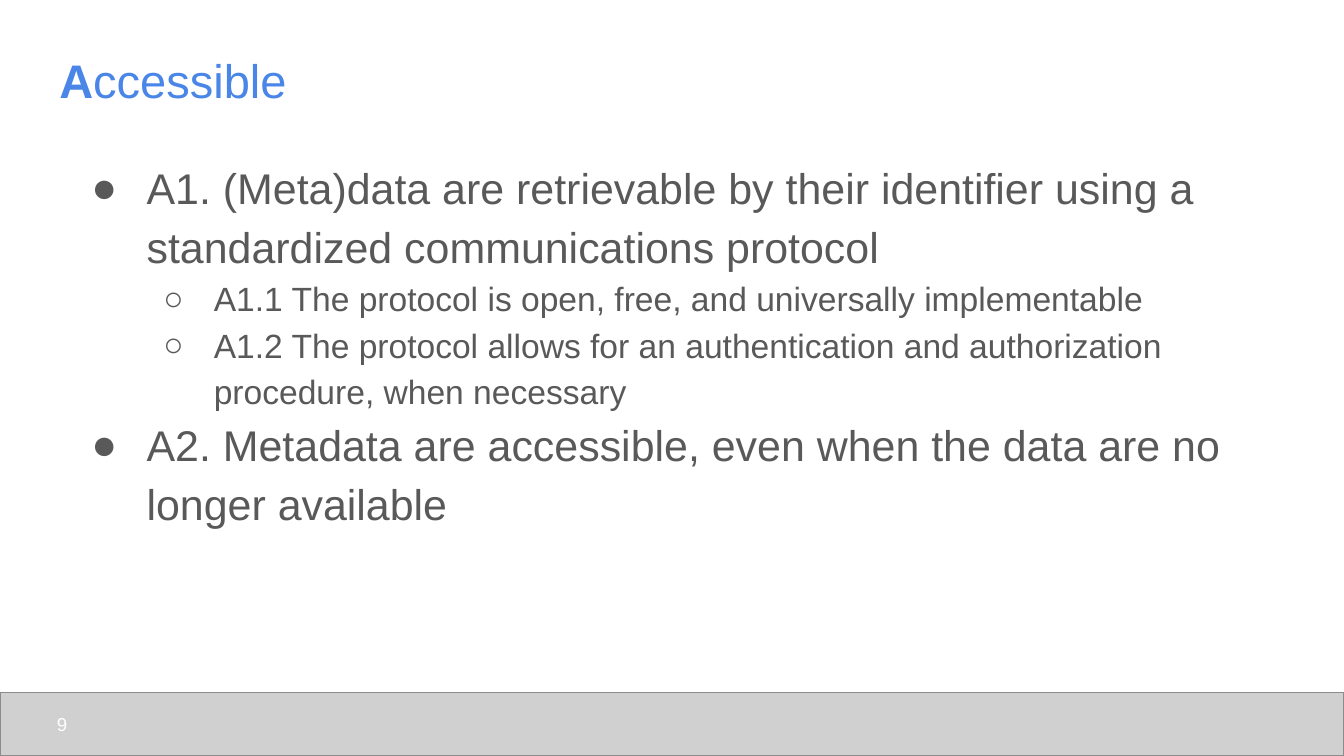
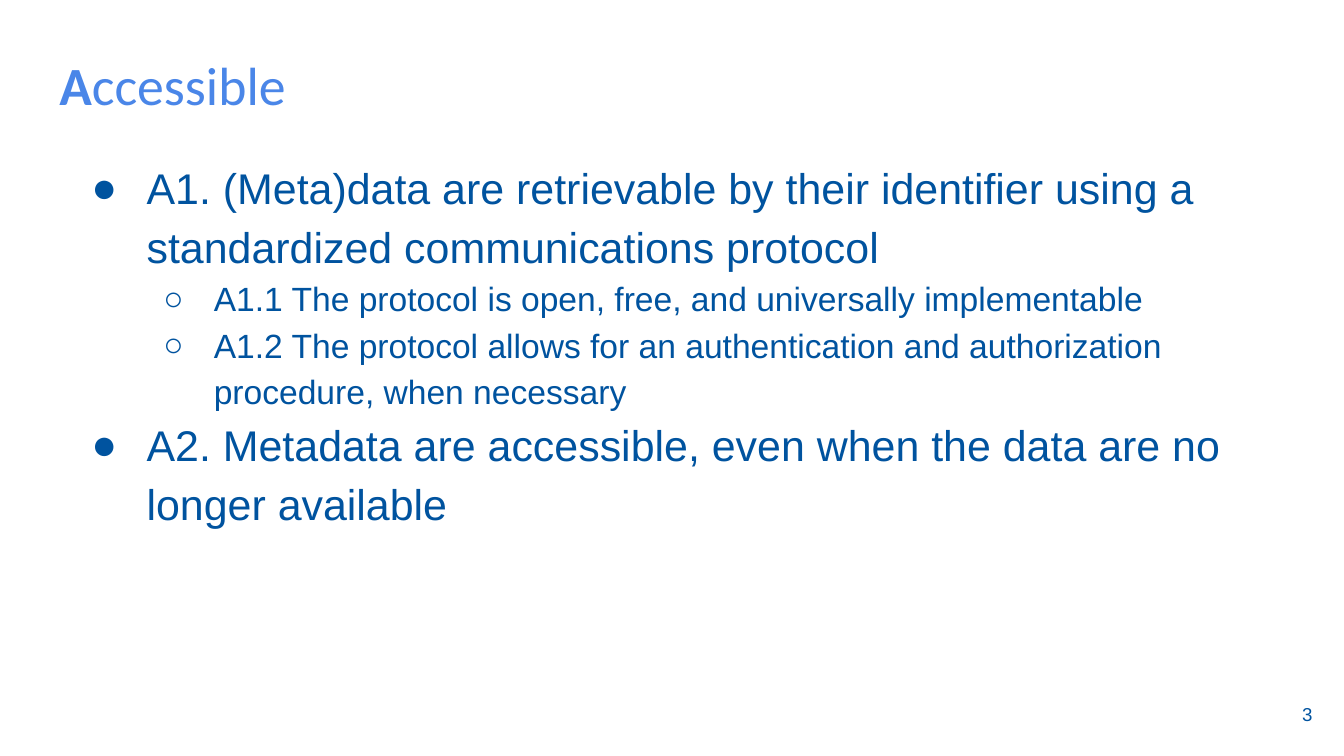
Before and after one commit to udel-cbcb/NIGMS-Sandbox-UD, a slide deck: slide 4 of Submodule_2/Lectures/Submodule_2_Lecture_2_FAIR_Data_Principles_and_FAIRness_Metrics.pptx (slide 9 before the commit). Drawn at 1344x756 pixels with LibreOffice and Linux fonts; fonts in the diff are those of the drawing; grey boxes stand for pictures; background and template pictures are left out. Boxes give left, top, right and bottom in pixels: in the first picture for what was removed or moved away, otherwise in the second. Text is boxed around its words. In the diff, an @@ line names an element or a change of style, - is before the commit and + after.

```diff
--- a/Submodule_2/Lectures/Submodule_2_Lecture_2_FAIR_Data_Principles_and_FAIRness_Metrics.pptx
+++ b/Submodule_2/Lectures/Submodule_2_Lecture_2_FAIR_Data_Principles_and_FAIRness_Metrics.pptx
@@ title "Accessible" at (59,67,285,106): size 25.2 to 28.8 pt, font Arial to Calibri @@
@@ text "A1. (Meta)data are retrievable by ..." at (147,173,1220,529): text colour #595959 to #00539F; bullet colour #595959 to #00539F @@
@@ picture removed at (0,692,1344,755) @@
@@ page number removed at (57,718,67,731) @@
-9
@@ page number added at (1302,708,1312,721), 10 pt, text #00539F @@
+3
```
Also in this commit, not shown: 8 other slides changed, 3 slides added, 15 slides removed, 1 other file.
